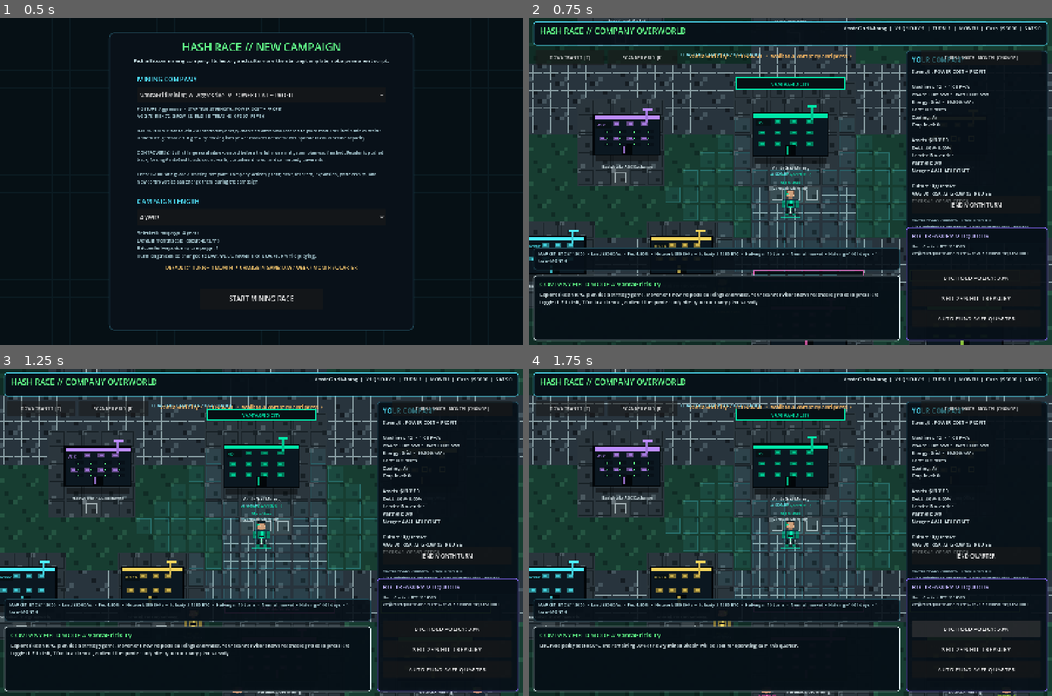
Above: before the commit, frames 1-4 (two rows, left to right).
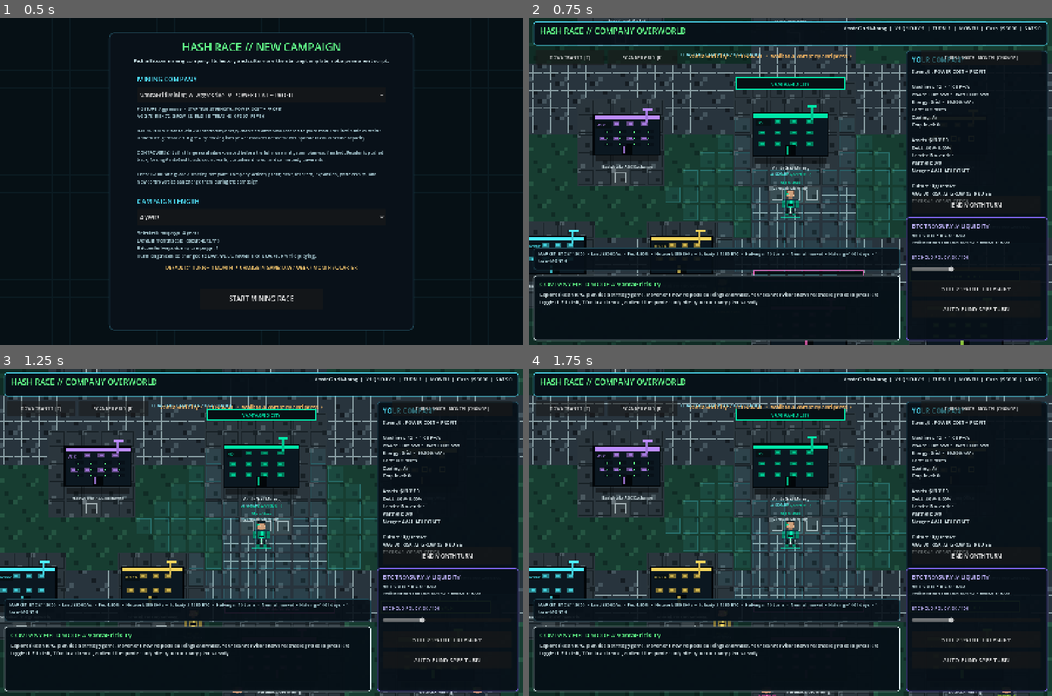
Above: after the commit, the same moments.

Repository: 1freetech/HashRace
Game: Godot game, scene res://scenes/campaign_setup.tscn
Two runs of this game, one before a commit and one after it. Both use one fixed random seed, a clock stepped at 60 frames per second and the inputs below.
Inputs (mouse positions are in pixels of both pictures, inside the frame that each line leads up to):
- Up to frame 1 (0.5 s): no input
- Up to frame 2 (0.75 s): click "START MINING RACE" at 0.5 s
- Up to frame 3 (1.25 s): no input
- Up to frame 4 (1.75 s): click (978, 627) at 1.25 s, where only the run before the commit has a clickable "BTC HOLD POLICY: 30%"

Frame 1 is identical in both runs. In frame 2, 1.3% of the frame differs, in the area x 72-100%, y 60-94%; in frame 3, 1.3%; in frame 4, 2.8%, in the area x 2-100%, y 56-94%.

Commit message:
v0.020 makes the BTC hold strategy a true 0-to-100 control instead of limiting the player to a few preset percentages. The live treasury panel now uses a one-point slider, immediately recalculates the selected hold percentage and projected cash, respects the active day/week/month/quarter turn length, and resets the correct turn-confirmation label when strategy changes so the player can fine-tune treasury policy without stale previews.

Diff:
--- a/Godot/scripts/live_treasury_controls.gd
+++ b/Godot/scripts/live_treasury_controls.gd
@@ -1,17 +1,16 @@
 extends Node
 
 # Live treasury controls for the shipped RPG strategy world.
-# Keeps emergency liquidity inside the actual playable world instead of only
-# in the older campaign prototype layer.
+# Strategy ratings use Hash Race's universal 0-100 scale.
 
 const SATS_PER_BTC: float = 100000000.0
 const OPERATING_RESERVE: float = 10000.0
-const HOLD_POLICIES: Array[float] = [0.0, 0.25, 0.50, 0.75, 1.0]
 
 var world: Node
 var sell_button: Button
 var auto_fund_button: Button
-var hold_policy_button: Button
+var hold_policy_slider: HSlider
+var hold_policy_label: Label
 var status_label: Label
 
 func _ready() -> void:
@@ -27,8 +26,8 @@
     world.add_child(layer)
 
     var panel := Panel.new()
-    panel.position = Vector2(1038.0, 576.0)
-    panel.size = Vector2(390.0, 312.0)
+    panel.position = Vector2(1038.0, 548.0)
+    panel.size = Vector2(390.0, 340.0)
     var style := StyleBoxFlat.new()
     style.bg_color = Color("071018f2")
     style.border_width_left = 2
@@ -52,22 +51,33 @@
     panel.add_child(title)
 
     status_label = Label.new()
-    status_label.position = Vector2(16.0, 44.0)
-    status_label.size = Vector2(355.0, 72.0)
+    status_label.position = Vector2(16.0, 42.0)
+    status_label.size = Vector2(355.0, 58.0)
     status_label.autowrap_mode = TextServer.AUTOWRAP_WORD_SMART
     status_label.add_theme_font_size_override("font_size", 11)
     status_label.add_theme_color_override("font_color", Color("d7eef3"))
     panel.add_child(status_label)
 
-    hold_policy_button = Button.new()
-    hold_policy_button.position = Vector2(16.0, 116.0)
-    hold_policy_button.size = Vector2(355.0, 46.0)
-    hold_policy_button.tooltip_text = "Choose how much newly mined Bitcoin stays in treasury each quarter. The rest is sold for operating cash."
-    hold_policy_button.pressed.connect(cycle_hold_policy)
-    panel.add_child(hold_policy_button)
+    hold_policy_label = Label.new()
+    hold_policy_label.position = Vector2(16.0, 102.0)
+    hold_policy_label.size = Vector2(355.0, 24.0)
+    hold_policy_label.add_theme_font_size_override("font_size", 12)
+    hold_policy_label.add_theme_color_override("font_color", Color("c5b8ff"))
+    panel.add_child(hold_policy_label)
+
+    hold_policy_slider = HSlider.new()
+    hold_policy_slider.position = Vector2(16.0, 126.0)
+    hold_policy_slider.size = Vector2(355.0, 34.0)
+    hold_policy_slider.min_value = 0.0
+    hold_policy_slider.max_value = 100.0
+    hold_policy_slider.step = 1.0
+    hold_policy_slider.value = float(_player().get("treasury_hold", 0.30)) * 100.0
+    hold_policy_slider.tooltip_text = "Set exactly 0-100% of newly mined Bitcoin to hold. The remainder is sold for operating cash."
+    hold_policy_slider.value_changed.connect(_on_hold_policy_changed)
+    panel.add_child(hold_policy_slider)
 
     sell_button = Button.new()
-    sell_button.position = Vector2(16.0, 172.0)
+    sell_button.position = Vector2(16.0, 174.0)
     sell_button.size = Vector2(355.0, 46.0)
     sell_button.text = "SELL 25% BTC TREASURY"
     sell_button.tooltip_text = "Sell one quarter of held sats at the current simulated Bitcoin price."
@@ -75,10 +85,10 @@
     panel.add_child(sell_button)
 
     auto_fund_button = Button.new()
-    auto_fund_button.position = Vector2(16.0, 228.0)
+    auto_fund_button.position = Vector2(16.0, 230.0)
     auto_fund_button.size = Vector2(355.0, 46.0)
-    auto_fund_button.text = "AUTO-FUND SAFE QUARTER"
-    auto_fund_button.tooltip_text = "Sell only enough held Bitcoin to target $10,000 cash after the projected quarter."
+    auto_fund_button.text = "AUTO-FUND SAFE TURN"
+    auto_fund_button.tooltip_text = "Sell only enough held Bitcoin to target $10,000 cash after the projected turn."
     auto_fund_button.pressed.connect(auto_fund_safe_quarter)
     panel.add_child(auto_fund_button)
     _refresh_status()
@@ -91,25 +101,21 @@
 
 func _projected_end_cash() -> float:
     var player := _player()
-    return float(player.get("cash", 0.0)) + float(world.call("_project_live_quarter_profit"))
+    var profit: float = 0.0
+    if world.has_method("turn_length_days") and world.has_method("_project_scaled_profit"):
+        profit = float(world.call("_project_scaled_profit", float(world.call("turn_length_days"))))
+    else:
+        profit = float(world.call("_project_live_quarter_profit"))
+    return float(player.get("cash", 0.0)) + profit
 
-func cycle_hold_policy() -> void:
+func _on_hold_policy_changed(value: float) -> void:
     var player := _player()
-    var current := float(player.get("treasury_hold", 0.30))
-    var closest_index: int = 0
-    var closest_distance: float = INF
-    for i in range(HOLD_POLICIES.size()):
-        var distance: float = absf(HOLD_POLICIES[i] - current)
-        if distance < closest_distance:
-            closest_distance = distance
-            closest_index = i
-    var next_index: int = (closest_index + 1) % HOLD_POLICIES.size()
-    player["treasury_hold"] = HOLD_POLICIES[next_index]
-    _reset_quarter_preview()
+    var percent: int = clampi(int(round(value)), 0, 100)
+    player["treasury_hold"] = float(percent) / 100.0
+    _reset_turn_preview()
     if world.has_method("_refresh_ui"):
         world.call("_refresh_ui")
     _refresh_status()
-    _feedback("BTC hold policy set to %d%%. The remaining %d%% of newly mined Bitcoin will be sold for operating cash this quarter." % [int(HOLD_POLICIES[next_index] * 100.0), int((1.0 - HOLD_POLICIES[next_index]) * 100.0)])
 
 func _sell_sats(sats_to_sell: float) -> float:
     var player := _player()
@@ -120,7 +126,7 @@
     var cash_raised := (sats_to_sell / SATS_PER_BTC) * _btc_price()
     player["sats"] = held_sats - sats_to_sell
     player["cash"] = float(player.get("cash", 0.0)) + cash_raised
-    _reset_quarter_preview()
+    _reset_turn_preview()
     if world.has_method("_refresh_ui"):
         world.call("_refresh_ui")
     return cash_raised
@@ -141,28 +147,31 @@
     var projected_end := _projected_end_cash()
     var cash_needed := OPERATING_RESERVE - projected_end
     if cash_needed <= 0.0:
-        _feedback("No treasury sale needed. Projected quarter-end cash already exceeds the $10,000 reserve target.")
+        _feedback("No treasury sale needed. Projected turn-end cash already exceeds the $10,000 reserve target.")
         _refresh_status()
         return
     var held_sats := float(player.get("sats", 0.0))
     if held_sats < 1.0:
-        _feedback("No BTC treasury is available. Lower the HQ hold policy, seek financing, or cut costs before advancing.")
+        _feedback("No BTC treasury is available. Lower the hold policy, seek financing, or cut costs before advancing.")
         return
     var sats_needed: float = float(ceil((cash_needed / maxf(1.0, _btc_price())) * SATS_PER_BTC))
     var sats_to_sell := minf(held_sats, sats_needed)
     var raised := _sell_sats(sats_to_sell)
     var new_end := _projected_end_cash()
     if new_end < 0.0:
-        _feedback("Sold all available %d sats for $%d, but projected quarter-end cash is still $%d. Financing or cost cuts are still required." % [int(sats_to_sell), int(raised), int(new_end)])
+        _feedback("Sold all available %d sats for $%d, but projected turn-end cash is still $%d. Financing or cost cuts are still required." % [int(sats_to_sell), int(raised), int(new_end)])
     else:
-        _feedback("Auto-fund sold only %d sats for $%d. Projected quarter-end cash is now $%d; the remaining BTC stays in treasury." % [int(sats_to_sell), int(raised), int(new_end)])
+        _feedback("Auto-fund sold only %d sats for $%d. Projected turn-end cash is now $%d; the remaining BTC stays in treasury." % [int(sats_to_sell), int(raised), int(new_end)])
     _refresh_status()
 
-func _reset_quarter_preview() -> void:
+func _reset_turn_preview() -> void:
     world.set("live_quarter_confirmation_pending", false)
     var button = world.get("quarter_button")
     if is_instance_valid(button):
-        button.text = "END QUARTER"
+        if world.has_method("turn_length_name"):
+            button.text = "END %s TURN" % String(world.call("turn_length_name"))
+        else:
+            button.text = "END QUARTER"
 
 func _feedback(message: String) -> void:
     if world.has_method("_feedback"):
@@ -173,9 +182,10 @@
         return
     var player := _player()
     var held_sats := float(player.get("sats", 0.0))
-    var hold_percent: int = int(float(player.get("treasury_hold", 0.30)) * 100.0)
-    hold_policy_button.text = "BTC HOLD POLICY: %d%%" % hold_percent
-    status_label.text = "Held: %d sats  •  BTC $%d\nProjected quarter-end cash: $%d  •  reserve target $%d" % [int(held_sats), int(_btc_price()), int(_projected_end_cash()), int(OPERATING_RESERVE)]
+    var hold_percent: int = clampi(int(round(float(player.get("treasury_hold", 0.30)) * 100.0)), 0, 100)
+    if is_instance_valid(hold_policy_label):
+        hold_policy_label.text = "BTC HOLD POLICY: %d / 100" % hold_percent
+    status_label.text = "Held: %d sats  •  BTC $%d\nProjected turn-end cash: $%d  •  reserve $%d" % [int(held_sats), int(_btc_price()), int(_projected_end_cash()), int(OPERATING_RESERVE)]
 
 func debug_live_treasury_ready() -> bool:
-    return is_instance_valid(hold_policy_button) and is_instance_valid(sell_button) and is_instance_valid(auto_fund_button)
+    return is_instance_valid(hold_policy_slider) and is_instance_valid(sell_button) and is_instance_valid(auto_fund_button)
